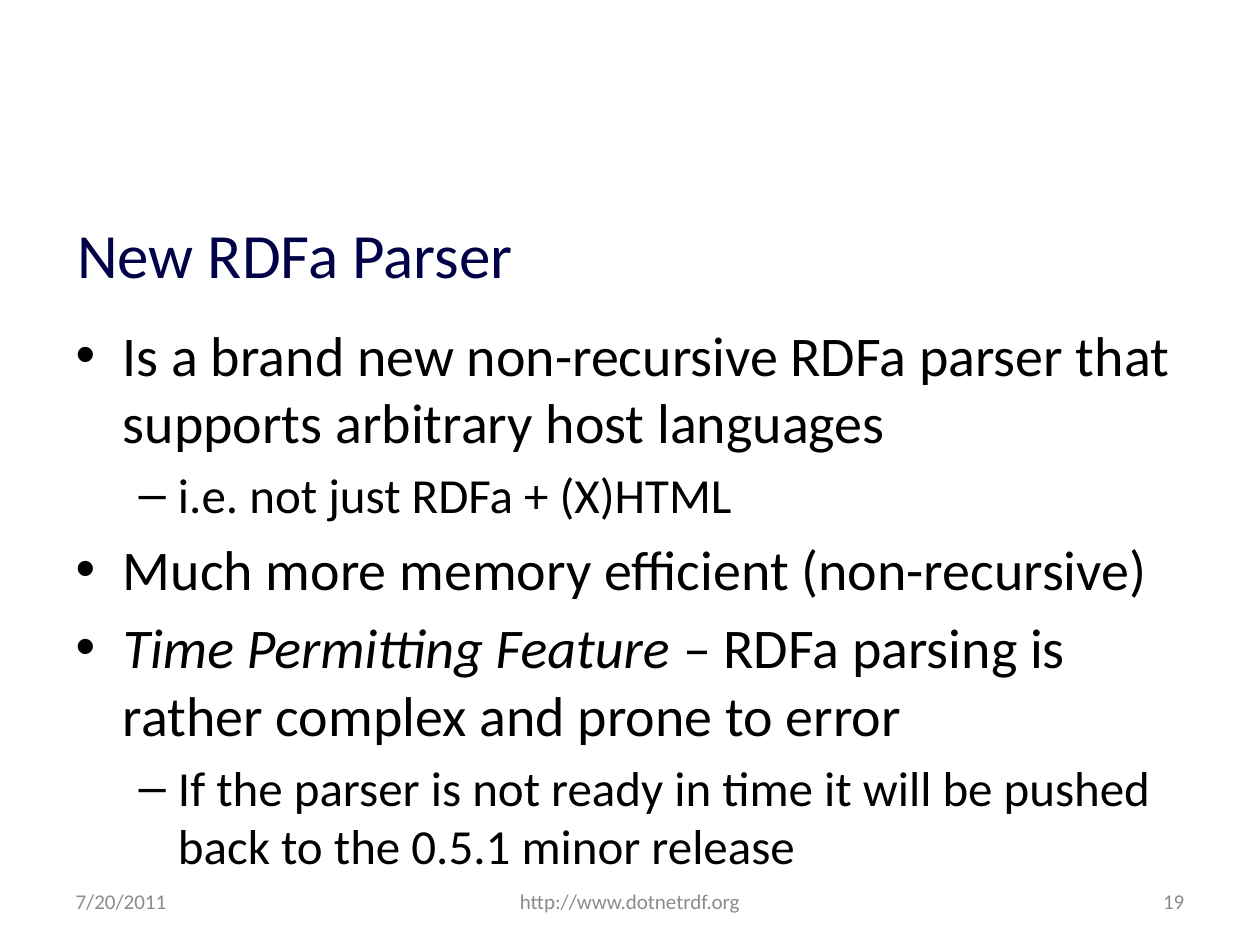
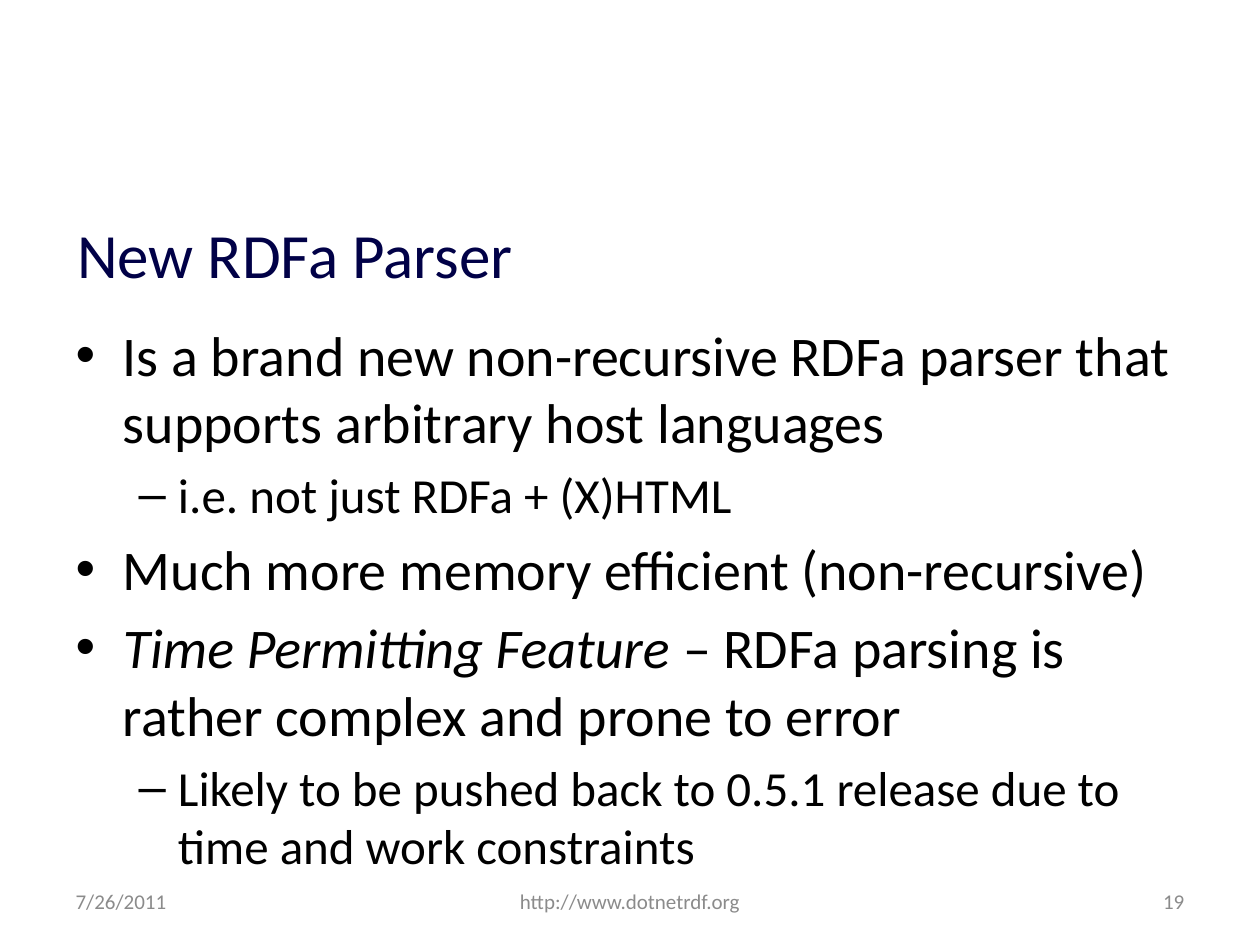
Before and after one commit to JohnGoldsmith/dotnetrdf-wiki, a slide deck: slide 19 of Slides/Roadmap.pptx. Drawn at 1260x945 pixels with LibreOffice and Linux fonts; fonts in the diff are those of the drawing; background and template pictures are left out. Boxes give left, top, right and bottom in pixels: in the first picture for what was removed or moved away, otherwise in the second. Text is boxed around its words. In the diff, an @@ line names an element or a change of style, - is before the commit and + after.

```diff
--- a/Slides/Roadmap.pptx
+++ b/Slides/Roadmap.pptx
@@ text at box(178, 772, 1120, 865): text changed @@
-  – If the parser is not ready in time it will be pushed back to the 0.5.1 minor release
+  – Likely to be pushed back to 0.5.1 release due to time and work constraints
@@ text at box(76, 894, 167, 910): text changed @@
-7/20/2011
+7/26/2011
```
Also in this commit, not shown: 47 other slides changed, 5 slides added.
